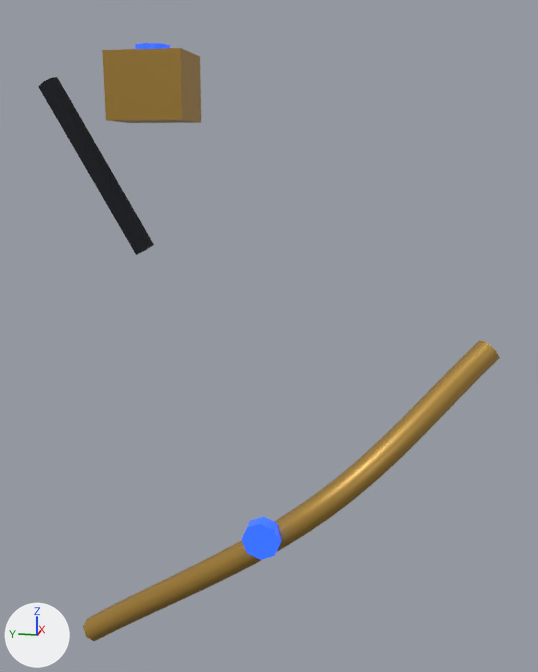
An edit to the glTF model game/assets/structures/tower_lance_rate_s3.glb, drawn before and after from the same camera.
One viewpoint serves both versions: a camera (50 mm lens) standing at (-1.389, -1.51, 2.103) and looking at (-0.3, -1.292, 1.831). The axes (+X, +Y, +Z) are drawn at lower left. The lights are the same throughout. The older version comes first. Where no turn or scale is listed for an object, it has been applied to the vertices. Vertices at exactly the same position are counted once.

In view in the first picture: 'lance_bus_tap', 'lance_bus_tap_line', 'lance_coolant_line', 'lance_up_rate_l2_stud', 'lance_up_rate_l3_stud'.
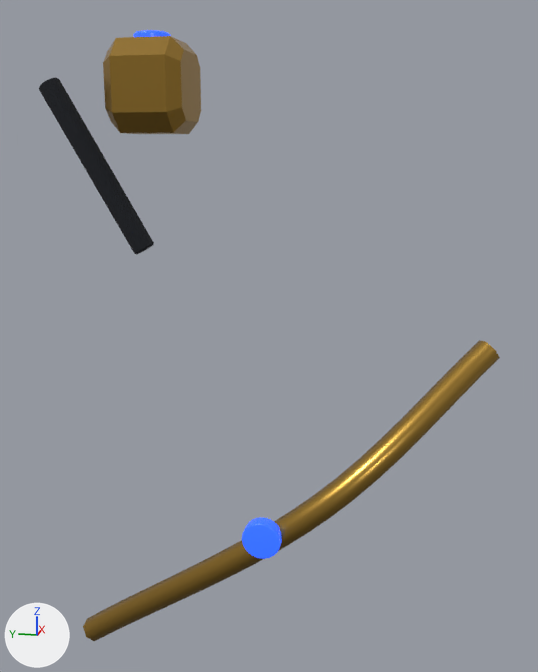
Boxes (x1, y1, x2, y2) around the edits, measured in the pictures (538 x 672 px):
'lance_coolant_line', surface changed: (83, 340, 500, 641) in both
'lance_bus_tap', reshaped (30% taller): before (102, 48, 201, 123); after (103, 36, 201, 134)
'lance_bus_tap_line', reshaped: before (38, 77, 154, 255); after (39, 78, 154, 254)
'lance_up_rate_l2_stud', reshaped: before (242, 517, 282, 560); after (242, 518, 282, 559)
'lance_up_rate_l3_stud', moved: before (135, 43, 170, 49); after (133, 30, 171, 37)

The change, as a list of edits to the scene's bpy script:
```text
Change mat_brass:
    mat_brass.metallic: 0.4 -> 0.9
    mat_brass.roughness: 0.42 -> 0.3
Change me_mesh_1:
    used by ob_lance_up_rate_l2_stud; location = (-0.445, -1.312, 1.57)
    remove me_mesh_1.from_pydata(...)  # 20 vertices, 32 faces; spans x -0.011..0.011, y -0.028..0.028, z -0.028..0.028
    add me_mesh_1.from_pydata(...)  # 134 vertices, 256 faces; spans x -0.011..0.011, y -0.028..0.028, z -0.028..0.028
    me_mesh_1 part 1: 18 vertices removed from x -0.011..0.011, y -0.028..0.028, z -0.028..0.028; 132 vertices added at x -0.011..0.011, y -0.028..0.028, z -0.028..0.028
Change me_mesh_2:
    used by ob_lance_bus_tap; location = (-0.24, -1.1, 2.2)
    remove me_mesh_2.from_pydata(...)  # 8 vertices, 12 faces; spans x -0.05..0.05, y -0.06..0.06, z -0.05..0.05
    add me_mesh_2.from_pydata(...)  # 32 vertices, 60 faces; spans x -0.068..0.068, y -0.06..0.06, z -0.068..0.068
    me_mesh_2 part 2: the whole mesh is rebuilt
Change me_mesh_3:
    used by ob_lance_bus_tap_line; location = (-0.24, -1.0, 2.08)
    remove me_mesh_3.from_pydata(...)  # 20 vertices, 32 faces; spans x -0.018..0.018, y -0.091..0.091, z -0.139..0.139
    add me_mesh_3.from_pydata(...)  # 134 vertices, 256 faces; spans x -0.018..0.018, y -0.089..0.089, z -0.138..0.138
    me_mesh_3 part 3: 18 vertices removed from x -0.018..0.018, y -0.091..0.091, z -0.139..0.139; 132 vertices added at x -0.018..0.018, y -0.089..0.089, z -0.138..0.138
Change ob_lance_up_rate_l3_stud:
    ob_lance_up_rate_l3_stud.location: (-0.24, -1.1, 2.25) -> (-0.24, -1.1, 2.268)
```
